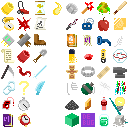
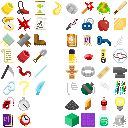
Before/after of a w=128, h=128 layered artwork. What changed in the layer stack:
painted on "Icons" over [109, 98, 128, 123]
